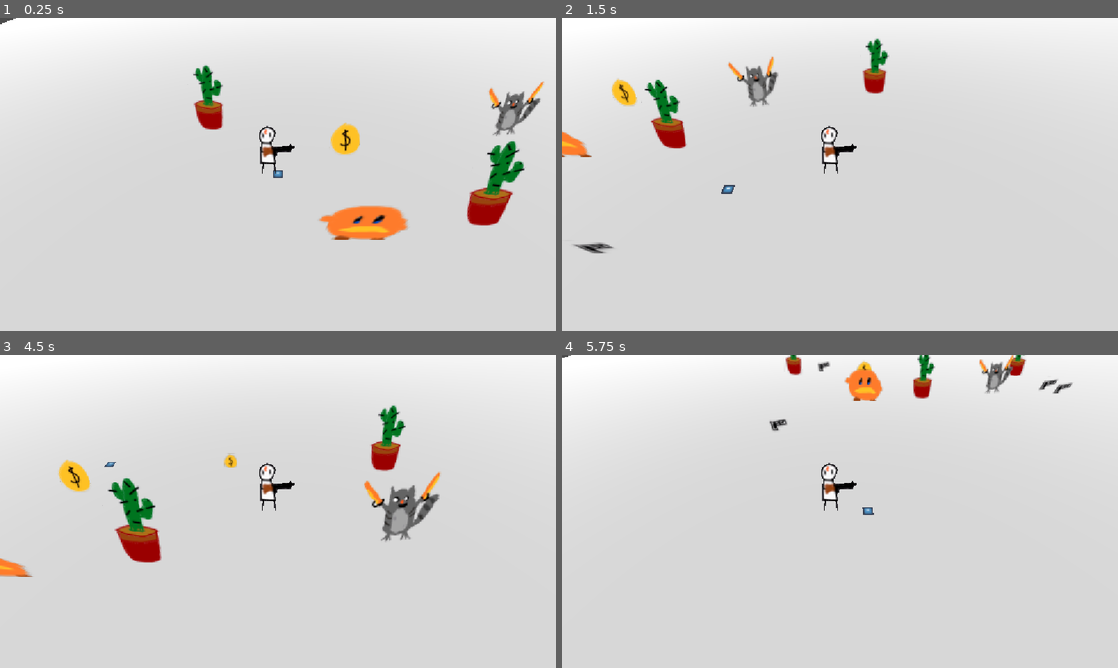
Above: before the commit, frames 1-4 (two rows, left to right).
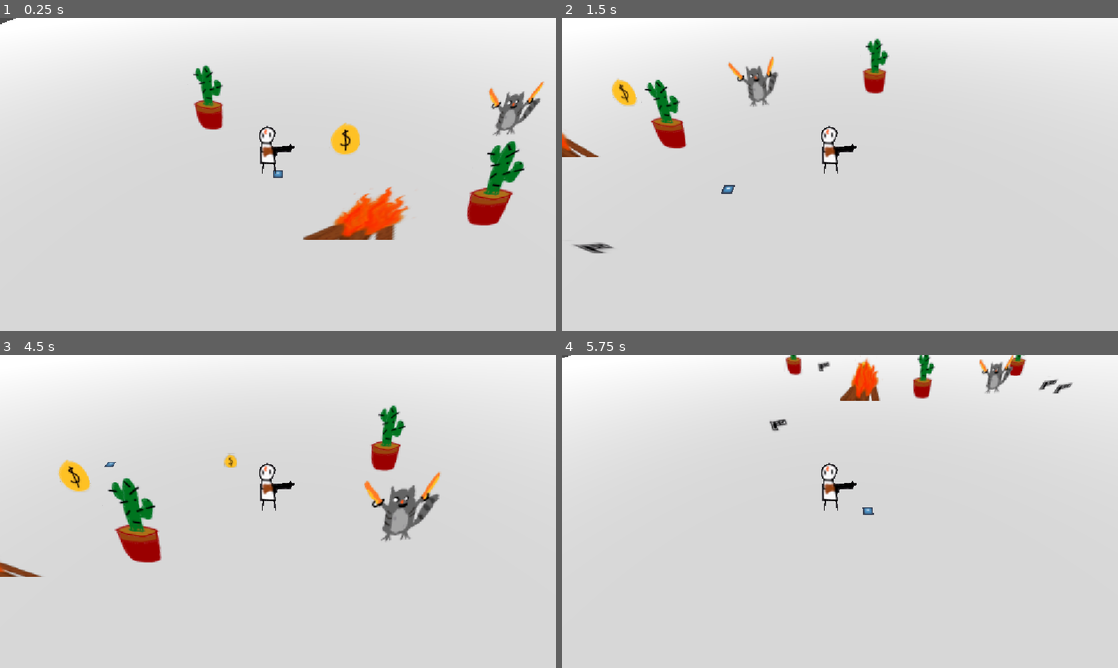
Above: after the commit, the same moments.

Repository: gmuGADIG/DEADSHOT
Game: Godot game, scene res://test_scenes/example_scene.tscn
Two runs of this game, one before a commit and one after it. Both use one fixed random seed, a clock stepped at 60 frames per second and the inputs below. This scene is started directly instead of the project's main scene. The engine's default icon, where the game draws it, is replaced by a stand-in: a white triangle on a blue panel in a dark square.
Inputs (mouse positions are in pixels of both pictures, inside the frame that each line leads up to):
- Up to frame 1 (0.25 s): no input
- Up to frame 2 (1.5 s): move the mouse to (962, 158) at 0.52 s; press the mouse at (962, 158) at 0.53 s; hold D (move_right) 0.53-1.28 s; tap E (interact) at 0.8, 1.35 s; move the mouse to (728, 190) at 1.27 s; release the mouse at (728, 190) at 1.28 s; hold S (move_down) from 1.28 s (still down)
- Up to frame 3 (4.5 s): click (166, 527) at 1.55 s; move the mouse to (333, 442) at 2.02 s; release S (move_down) at 2.03 s; press the mouse at (333, 442) at 2.03 s; hold D (move_right) 2.03-2.78 s; tap E (interact) at 2.3, 2.85 s; move the mouse to (250, 574) at 2.77 s; release the mouse at (250, 574) at 2.78 s; hold W (move_up) 2.78-3.53 s; click (250, 574) at 3.05 s; move the mouse to (444, 558) at 3.52 s; hold E (interact) 3.53-4.28 s; hold A (move_left) from 3.53 s (still down); tap Space (roll) at 3.6 s; move the mouse to (111, 464) at 4.27 s; click (111, 464) at 4.35 s
- Up to frame 4 (5.75 s): move the mouse to (867, 511) at 5.02 s; release A (move_left) at 5.03 s; hold S (move_down) from 5.03 s (still down); hold E (interact) from 5.03 s (still down)

The runs differ from the first frame. In frame 1, 1.8% of the frame differs, in the area x 54-74%, y 54-71%; in frame 2, 0.3%; in frame 3, 0.2%; in frame 4, 0.7%.

Commit message:
Campfire Implemented
Implemented Campfire.

Diff:
--- a/world/interactables/campfire/campfire.gd
+++ b/world/interactables/campfire/campfire.gd
@@ -1,15 +1,32 @@
 extends Interactable
-var menuOpen: bool
+
+@export var health_component : Health #Might be irrelevant?
+@onready var max_health: int = Player.instance.health_component.max_health #Gets the max health index from player
+static var usedList: Array = [] #Global array of all lit campfires
+var extinguish: bool = false #Boolean if campfire is interacted with
 func _ready() -> void:
-	$CampfireMenu.hide()
-	menuOpen = false
+	$CampfireMenu.hide()#Hides menu, control node
+
+	if(usedList.has(get_path())): #Checks if campfire is in global array
+		extinguish = true; #Extinguishes campfire
+
+	if(extinguish): #Checks if campfire is extinguished, see above
+		$campfireSprite.play('extinguished')
+	else:
+		$campfireSprite.play('lit')
+
 func interact()->void:
-	menuOpen = !menuOpen
-	if(menuOpen):
-		$campfireSprite.texture = load("res://temp_art/gartic/shopping_cart_of_water.png")
-		$CampfireMenu.show()
 
+	extinguish = true #Campfire has been interacted with
+	if not usedList: #If this is a new campifre will add to array
+		usedList.append(get_path())
+	$CampfireMenu.visible = not $CampfireMenu.visible
+	if(extinguish):
+		$campfireSprite.play('extinguished')
 	else:
-		$campfireSprite.texture = load("res://temp_art/gartic/lorax_kirby.png")
-		$CampfireMenu.hide()
-	Save.save_game()
+		$campfireSprite.play('lit')
+
+
+
+	Save.save_game()#Self Explanatory
+	Player.instance.health_component.heal(max_health)#Calls the player's health component and heals
--- a/world/interactables/campfire/campfire.tscn
+++ b/world/interactables/campfire/campfire.tscn
@@ -1,14 +1,60 @@
-[gd_scene load_steps=5 format=3 uid="uid://dwsraqi3f8a1l"]
+[gd_scene load_steps=11 format=3 uid="uid://dwsraqi3f8a1l"]
 
 [ext_resource type="PackedScene" uid="uid://3q1vp7v05vlp" path="res://systems/interaction/Interactable.tscn" id="1_1666o"]
-[ext_resource type="Texture2D" uid="uid://bffhswt8p3gcs" path="res://temp_art/gartic/lorax_kirby.png" id="2_5undl"]
 [ext_resource type="Script" uid="uid://bn6avupkkqnrl" path="res://world/interactables/campfire/campfire.gd" id="2_lvvka"]
+[ext_resource type="Texture2D" uid="uid://lxwrp6g5j1m2" path="res://world/interactables/campfire/DeadshotCamfire.png" id="3_35fmf"]
+[ext_resource type="Texture2D" uid="uid://btid4xpsasn3e" path="res://world/interactables/campfire/campfireOut.png" id="3_wx3c2"]
 [ext_resource type="PackedScene" uid="uid://bls8mp0x10le2" path="res://menu/campfire_menu/campfire_menu.tscn" id="4_35fmf"]
+
+[sub_resource type="AtlasTexture" id="AtlasTexture_wx3c2"]
+atlas = ExtResource("3_35fmf")
+region = Rect2(0, 0, 513, 512)
+
+[sub_resource type="AtlasTexture" id="AtlasTexture_7am0y"]
+atlas = ExtResource("3_35fmf")
+region = Rect2(513, 0, 513, 512)
+
+[sub_resource type="AtlasTexture" id="AtlasTexture_0t6bq"]
+atlas = ExtResource("3_35fmf")
+region = Rect2(1539, 0, 513, 512)
+
+[sub_resource type="AtlasTexture" id="AtlasTexture_1t576"]
+atlas = ExtResource("3_35fmf")
+region = Rect2(2052, 0, 513, 512)
+
+[sub_resource type="SpriteFrames" id="SpriteFrames_v1xqc"]
+animations = [{
+"frames": [{
+"duration": 1.0,
+"texture": ExtResource("3_wx3c2")
+}],
+"loop": true,
+"name": &"extinguished",
+"speed": 5.0
+}, {
+"frames": [{
+"duration": 1.0,
+"texture": SubResource("AtlasTexture_wx3c2")
+}, {
+"duration": 1.0,
+"texture": SubResource("AtlasTexture_7am0y")
+}, {
+"duration": 1.0,
+"texture": SubResource("AtlasTexture_0t6bq")
+}, {
+"duration": 1.0,
+"texture": SubResource("AtlasTexture_1t576")
+}],
+"loop": true,
+"name": &"lit",
+"speed": 5.0
+}]
 
 [node name="Campfire" instance=ExtResource("1_1666o")]
 script = ExtResource("2_lvvka")
 
-[node name="campfireSprite" type="Sprite3D" parent="." index="1"]
-texture = ExtResource("2_5undl")
+[node name="campfireSprite" type="AnimatedSprite3D" parent="." index="1"]
+sprite_frames = SubResource("SpriteFrames_v1xqc")
+animation = &"extinguished"
 
 [node name="CampfireMenu" parent="." index="2" instance=ExtResource("4_35fmf")]
--- a/world/player/player.gd
+++ b/world/player/player.gd
@@ -8,6 +8,7 @@
 @export var roll_duration: float = 0.4
 @export var roll_influence: float = 8 ## Controls how much player input affects steering when mid-roll.
 var previous_facing_direction: Vector2 = Vector2.RIGHT ## Roll this way if you roll while not holding any directions. Updated every time the player makes a movement input.
+@onready var health_component: Health =  %HealthComponent
 
 var health: int ##Temporary variable to access health from campfire and other healing items. DELETE IF NEEDED
 
--- a/world/player/player.tscn
+++ b/world/player/player.tscn
@@ -79,5 +79,6 @@
 shape = SubResource("CylinderShape3D_plfsl")
 
 [node name="HealthComponent" type="Node" parent="HurtboxComponent"]
+unique_name_in_owner = true
 script = ExtResource("6_thypd")
 metadata/_custom_type_script = "uid://do5vs8m1law7o"
Binary file added: world/interactables/campfire/DeadshotCamfire.png
Not shown, added: world/interactables/campfire/DeadshotCamfire.png.import
Binary file added: world/interactables/campfire/campfireOut.png
Not shown, added: world/interactables/campfire/campfireOut.png.import
